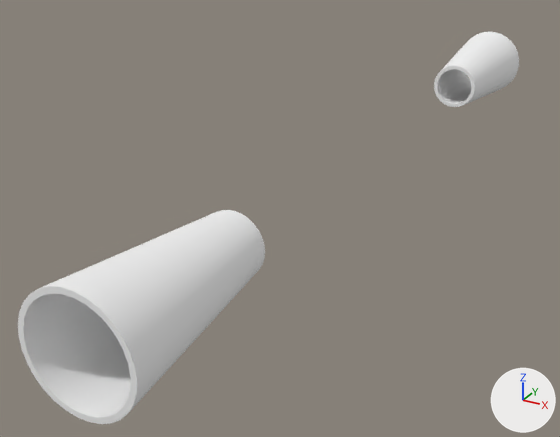
The glTF model src/assets/detectors/ILD_FCCee_v02.gltf, before and after one commit.
The view is the same before and after, from a 50 mm camera at (128.0, -323.0, 113.0) aimed at (-32.0, -33.0, -32.0). The lights are fixed; the arrows at lower right show +X, +Y and +Z. The first picture is the older version.

The first picture shows 'tube_CompSol_0.001', 'tube_CompSol_1.001'.
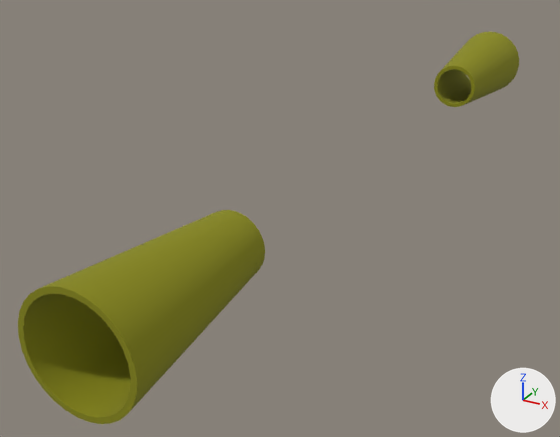
Edits to the bpy script that builds the scene:
```text
Change mat_material_0:
    mat_material_0.base_color: (0.896, 0.896, 0.896) -> (0.254, 0.254, 0.00478)  # white #f3f3f3 -> yellow #8a8a0f
```

Location of each change, (x1, y1, x2, y2) in pixels of the pictures (560 x 437 px):
'tube_CompSol_0.001', recoloured (white to yellow): (18, 210, 265, 424) in both
'tube_CompSol_1.001', recoloured (white to yellow): (434, 32, 519, 107) in both
